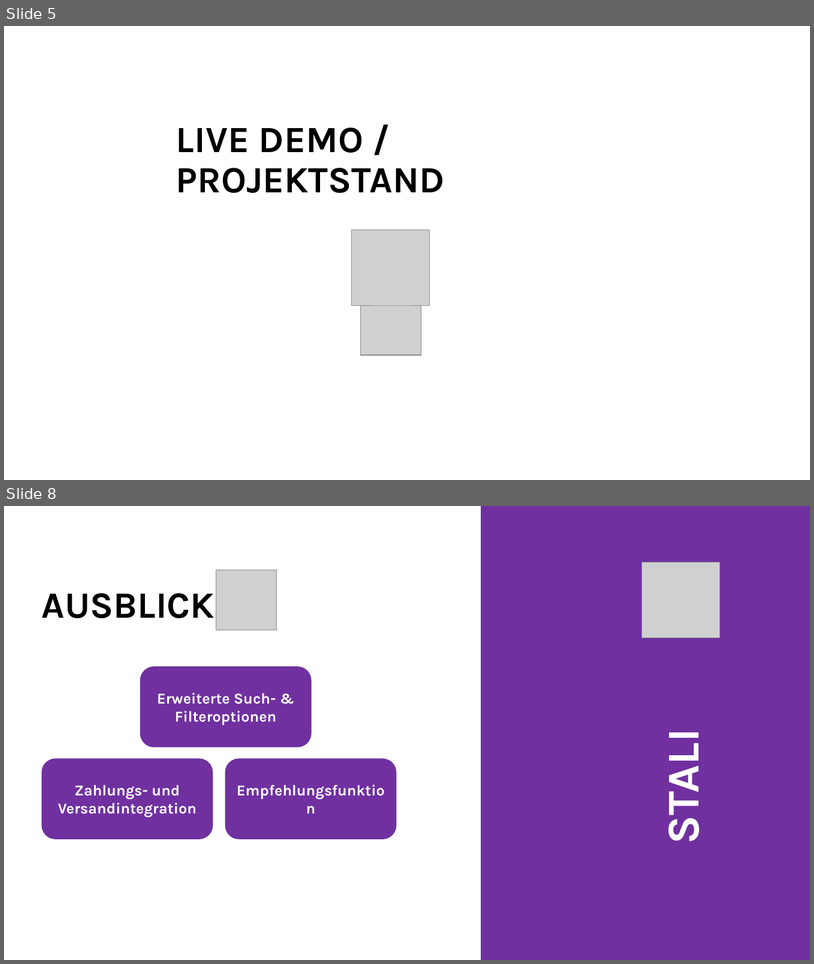
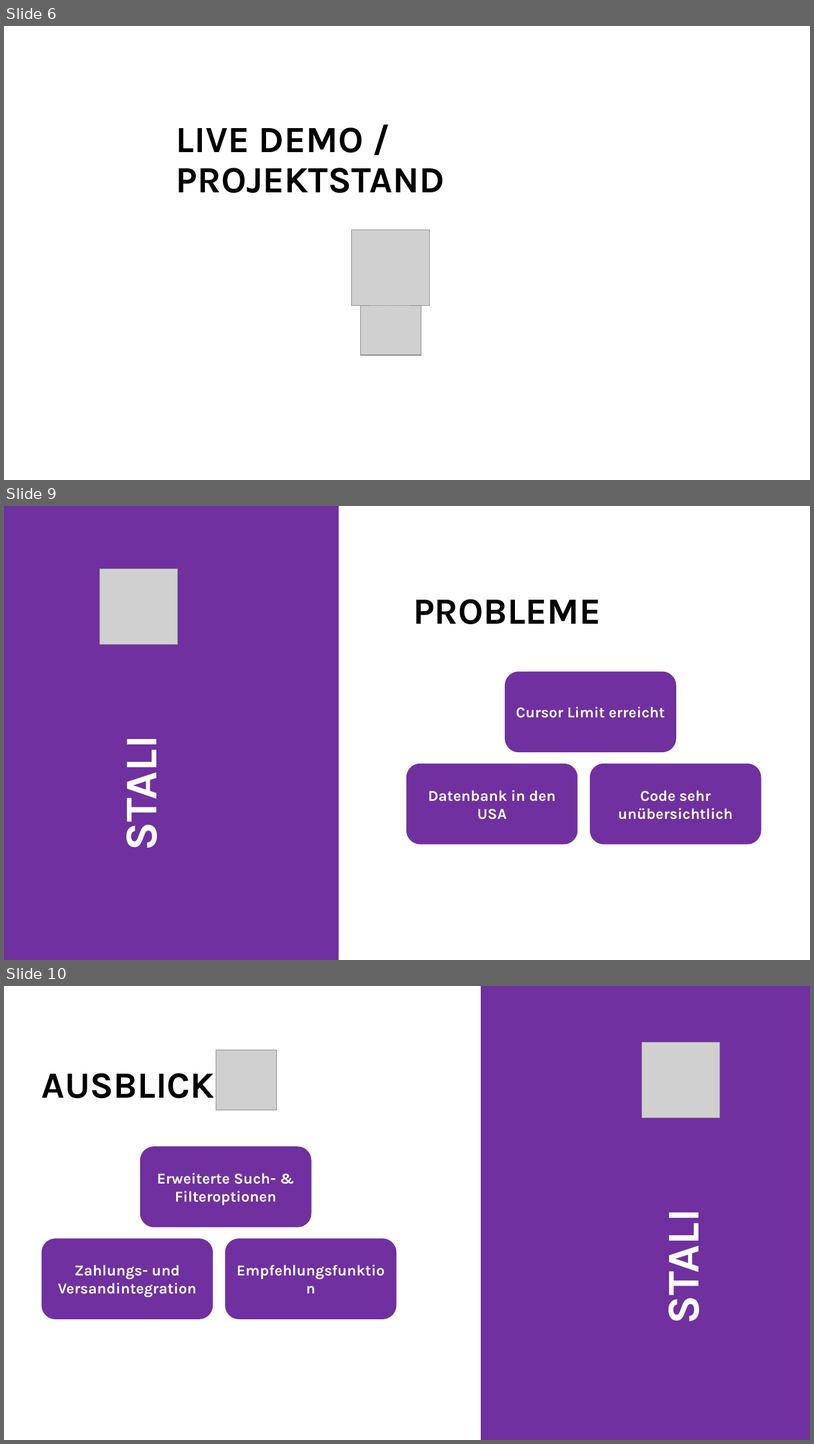
Before and after one commit to Saturn6971/STALI, a slide deck: docs/STALI (1).pptx. Shown one above the other, each under a label of ours: slides 5 and 8 before the commit, slides 6, 9 and 10 after it; the slides between them are not shown. The pictures are 814x964 and 814x1444 pixels, drawn with LibreOffice and Linux fonts; fonts in the diff are those of the drawing; grey boxes stand for pictures; background and template pictures are left out. Boxes give left, top, right and bottom in pixels: in the first picture for what was removed or moved away, otherwise in the second. Text is boxed around its words. In the diff, an @@ line names an element or a change of style, - is before the commit and + after.

Commit message:
PP update
Probleme und Zuständigkeiten

```diff
--- a/docs/STALI (1).pptx
+++ b/docs/STALI (1).pptx
@@ slide 9 added at (4, 506, 810, 960), background #FFFFFF @@
@@ rectangle added at (4, 506, 338, 960), fill #7030A0, outline #7030A0 1.5 pt, 54 pt, text #FFFFFF, bold @@
+STALI
@@ picture added at (99, 568, 177, 645) @@
@@ title added at (413, 599, 602, 624), 44 pt, text #000000, bold @@
+PROBLEME
@@ rounded rectangle added at (506, 672, 676, 751), fill #7030A0, outline #7030A0 1.5 pt, 18 pt, text #FFFFFF, bold @@
+Cursor Limit erreicht
@@ rounded rectangle added at (408, 765, 578, 844), fill #7030A0, outline #7030A0 1.5 pt, 18 pt, text #FFFFFF, bold @@
+Datenbank in den USA
@@ rounded rectangle added at (591, 765, 761, 844), fill #7030A0, outline #7030A0 1.5 pt, 18 pt, text #FFFFFF, bold @@
+Code sehr unübersichtlich
@@ what was slide 5 is now slide 6 @@
@@ what was slide 8 is now slide 10 @@
```
Also in this commit, not shown: 1 other slide added.
